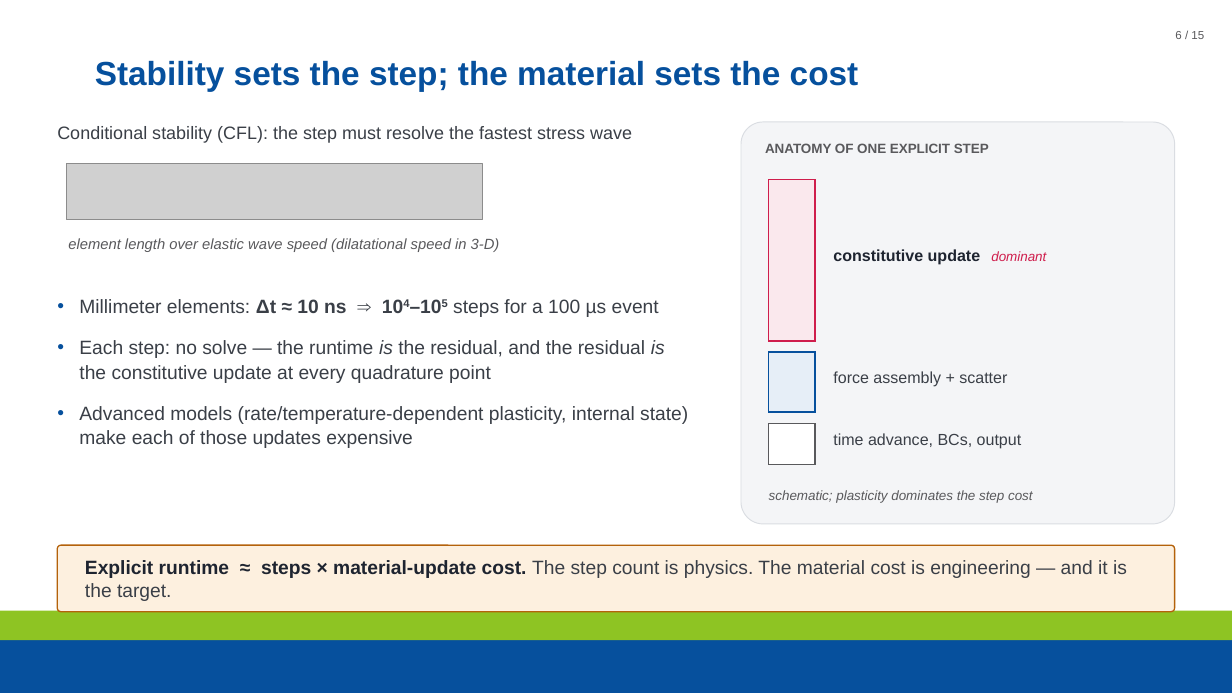
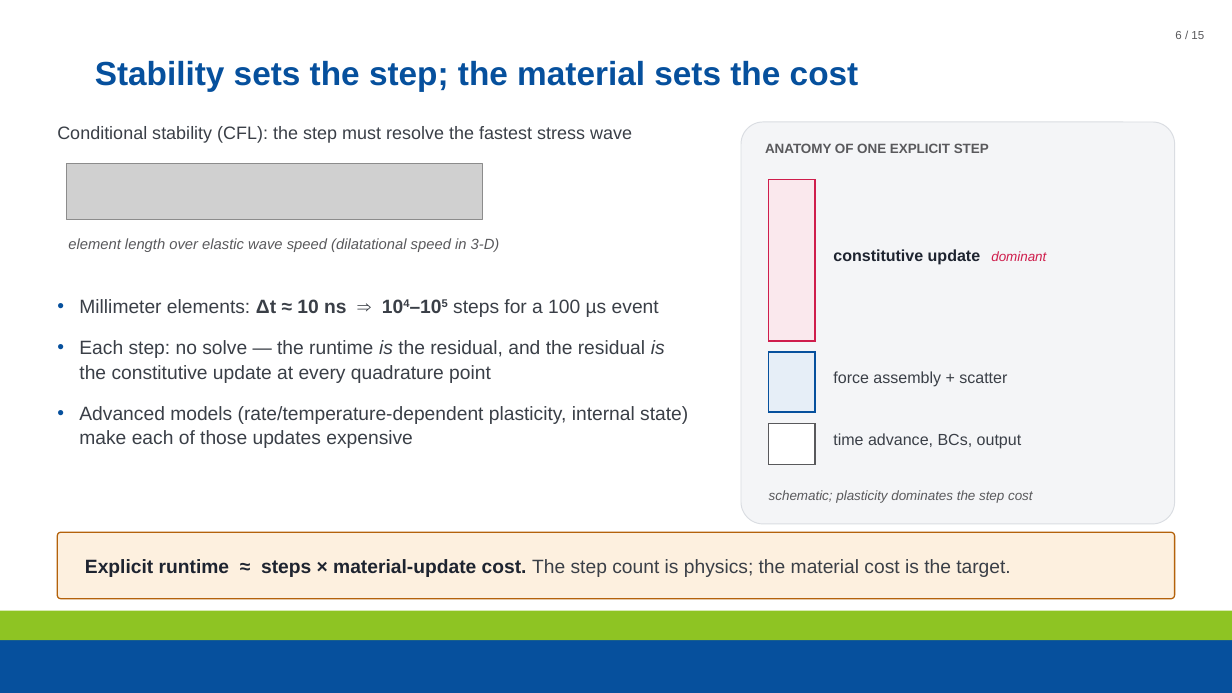
Before and after one commit to maxnezdyur/marlin, a slide deck: slide 6 of examples/impact/slide_assets/WCCM_NEML2_explicit_dynamics_v2.pptx. Drawn at 1232x693 pixels with LibreOffice and Linux fonts; fonts in the diff are those of the drawing; grey boxes stand for pictures; background and template pictures are left out. Boxes give left, top, right and bottom in pixels: in the first picture for what was removed or moved away, otherwise in the second. Text is boxed around its words. In the diff, an @@ line names an element or a change of style, - is before the commit and + after.

```diff
--- a/examples/impact/slide_assets/WCCM_NEML2_explicit_dynamics_v2.pptx
+++ b/examples/impact/slide_assets/WCCM_NEML2_explicit_dynamics_v2.pptx
@@ rounded rectangle: place and size @@
-rounded rectangle at <box>57,545,1175,612</box>
+rounded rectangle at <box>57,532,1175,599</box>
@@ text at <box>85,559,1010,577</box>: text changed @@
-Explicit runtime ≈ steps × material-update cost. The step count is physics. The material cost is engineering — and it is the target.
+Explicit runtime ≈ steps × material-update cost. The step count is physics; the material cost is the target.
```
Also in this commit, not shown: 14 other slides changed, 2 other files.
